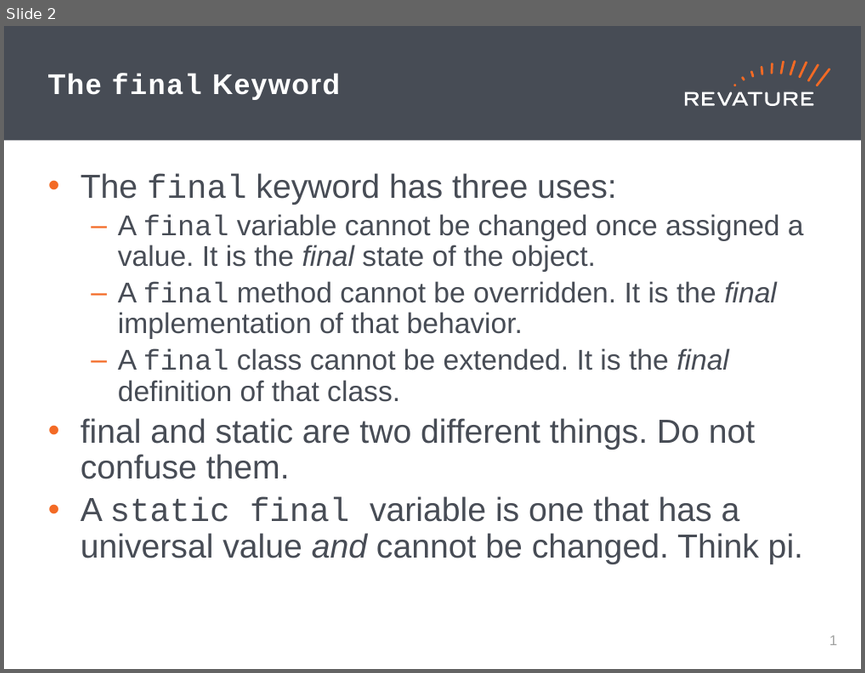
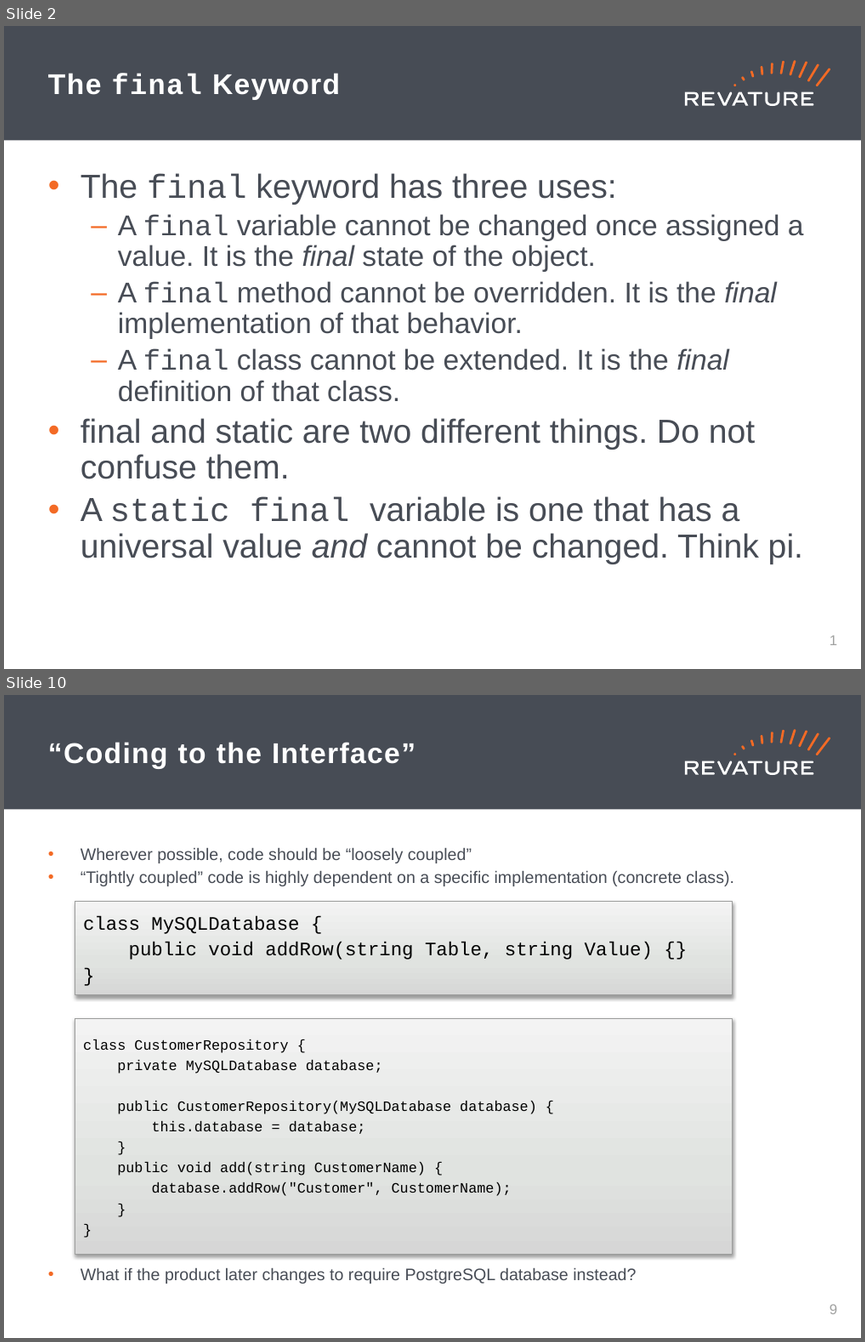
Before and after one commit to brynportella/RAP-210308, a slide deck: PPT/Day_14.pptx. Shown one above the other, each under a label of ours: slide 2 before the commit, slides 2 and 10 after it; the slides between them are not shown. The pictures are 865x673 and 865x1342 pixels, drawn with LibreOffice and Linux fonts; fonts in the diff are those of the drawing. Boxes give left, top, right and bottom in pixels: in the first picture for what was removed or moved away, otherwise in the second. Text is boxed around its words. In the diff, an @@ line names an element or a change of style, - is before the commit and + after.

```diff
--- a/PPT/Day_14.pptx
+++ b/PPT/Day_14.pptx
@@ slide 10 added at (x1=4, y1=695, x2=861, y2=1338), background #FFFFFF; not listed: 19 template elements that a slide beside it also shows @@
@@ title added at (x1=48, y1=742, x2=415, y2=769), 24 pt, text #FFFFFF, bold @@
+“Coding to the Interface”
@@ text added at (x1=80, y1=847, x2=734, y2=1283), 14 pt, text #474C55 @@
+• Wherever possible, code should be “loosely coupled”
+• “Tightly coupled” code is highly dependent on a specific implementation (concrete class).
+• What if the product later changes to require PostgreSQL database instead?
@@ rectangle added at (x1=75, y1=902, x2=732, y2=995), fill gradient #D6D7D6 to #E2E2E2 to #F4F4F4, outline #9C9D9C 0.75 pt, 16 pt, text #000000 @@
+class MySQLDatabase {
+public void addRow(string Table, string Value) {}
+}
@@ rectangle added at (x1=75, y1=1018, x2=732, y2=1253), fill gradient #D6D7D6 to #E2E2E2 to #F4F4F4, outline #9C9D9C 0.75 pt, 12 pt, text #000000 @@
+class CustomerRepository {
+private MySQLDatabase database;
+public CustomerRepository(MySQLDatabase database) {
+this.database = database;
+}
+public void add(string CustomerName) {
+database.addRow("Customer", CustomerName);
+}
+}
@@ page number added at (x1=829, y1=1304, x2=837, y2=1314), 12 pt, text #A0A1A0 @@
+9
```
Also in this commit, not shown: 10 other slides added, 13 other files.
